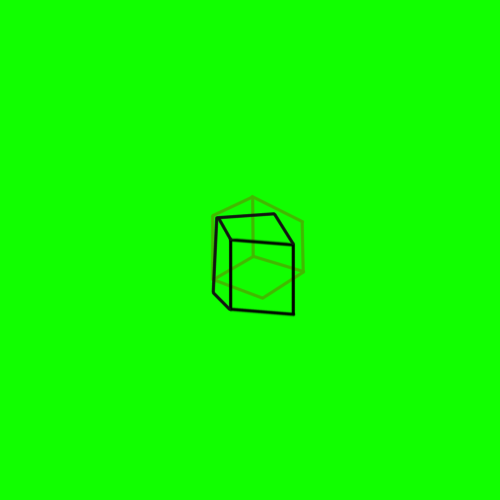
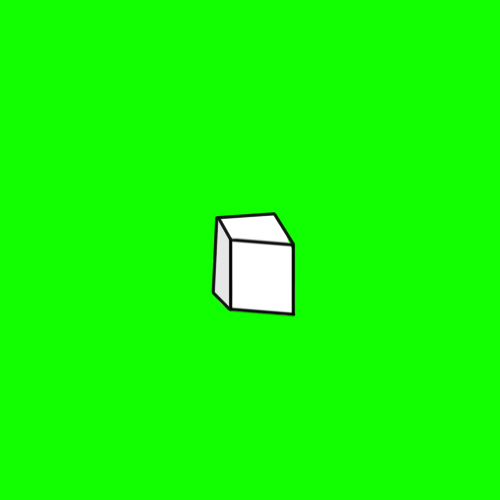
The second 500×500 image is a revision of the first. Changes to its layers:
painted on "sketch" over [210,194,306,316]
showed "sombra", painted on it over [210,194,306,316]
showed "cor base", painted on it over [210,194,306,316]
painted on "Background" over [210,194,306,316]
